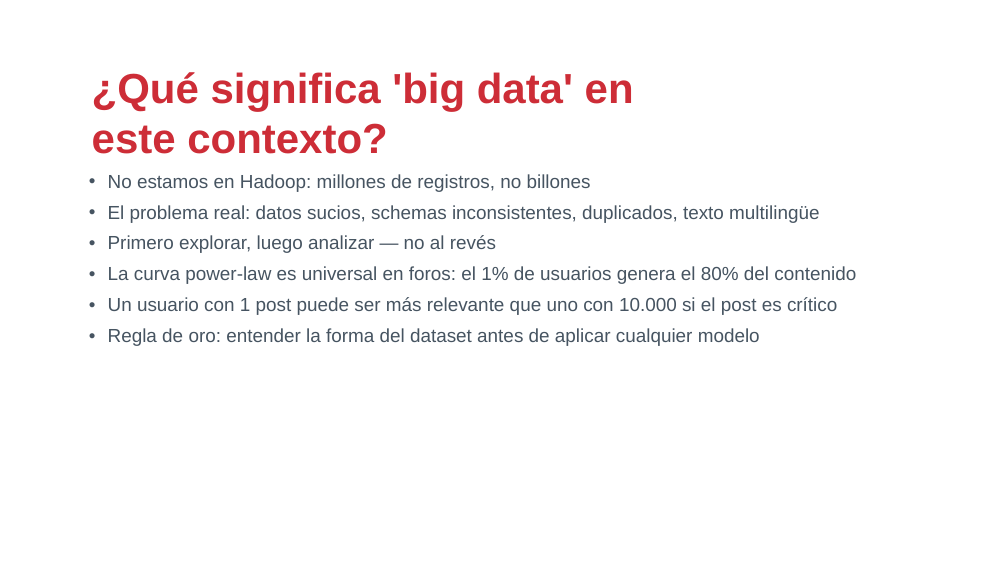
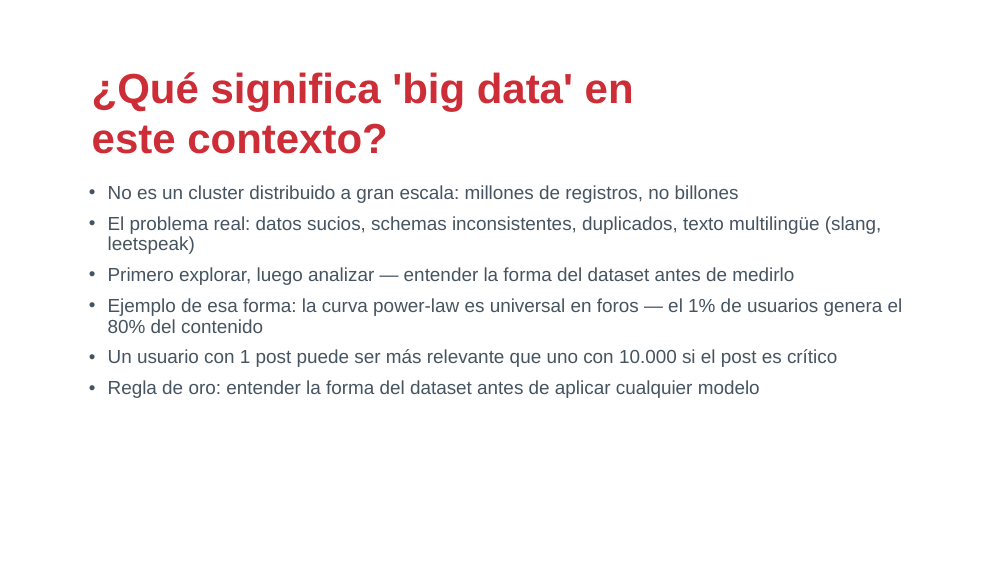
Before and after one commit to drj3ky11/FearOfTheDark, a slide deck: slide 3 of bloque1_bigdata/csbc26_b1_bigdata.pptx. Drawn at 1008x567 pixels with LibreOffice and Linux fonts; fonts in the diff are those of the drawing; background and template pictures are left out. Boxes give left, top, right and bottom in pixels: in the first picture for what was removed or moved away, otherwise in the second. Text is boxed around its words. In the diff, an @@ line names an element or a change of style, - is before the commit and + after.

```diff
--- a/bloque1_bigdata/csbc26_b1_bigdata.pptx
+++ b/bloque1_bigdata/csbc26_b1_bigdata.pptx
@@ text "No es un cluster distribuido ...": place and size @@
-text "No es un cluster distribuido ..." at box(108, 174, 856, 346)
+text "No es un cluster distribuido ..." at box(108, 185, 903, 398)
@@ text at box(108, 185, 903, 333): text changed @@
-• No estamos en Hadoop: millones de registros, no billones
-• El problema real: datos sucios, schemas inconsistentes, duplicados, texto multilingüe
-• Primero explorar, luego analizar — no al revés
-• La curva power-law es universal en foros: el 1% de usuarios genera el 80% del contenido
+• No es un cluster distribuido a gran escala: millones de registros, no billones
+• El problema real: datos sucios, schemas inconsistentes, duplicados, texto multilingüe (slang, leetspeak)
+• Primero explorar, luego analizar — entender la forma del dataset antes de medirlo
+• Ejemplo de esa forma: la curva power-law es universal en foros — el 1% de usuarios genera el 80% del contenido
```
Also in this commit, not shown: 11 other slides changed, 2 other files.
